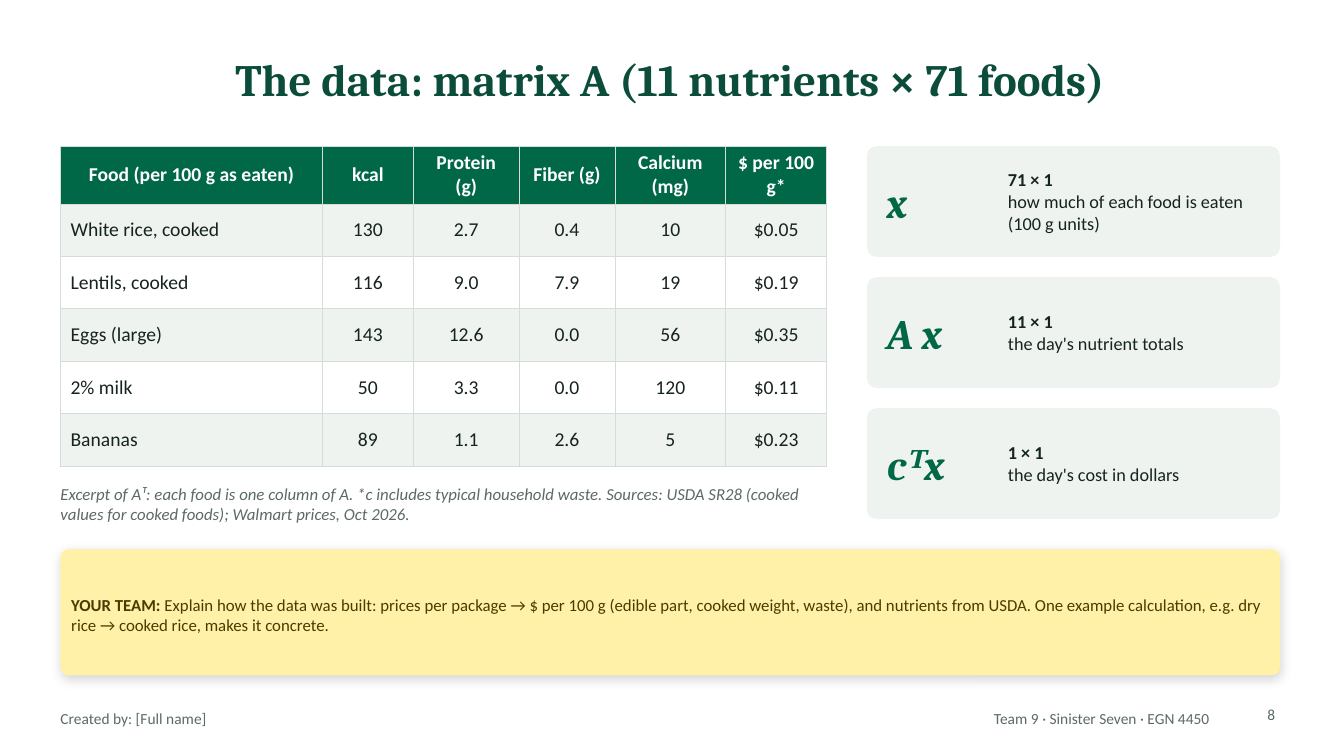
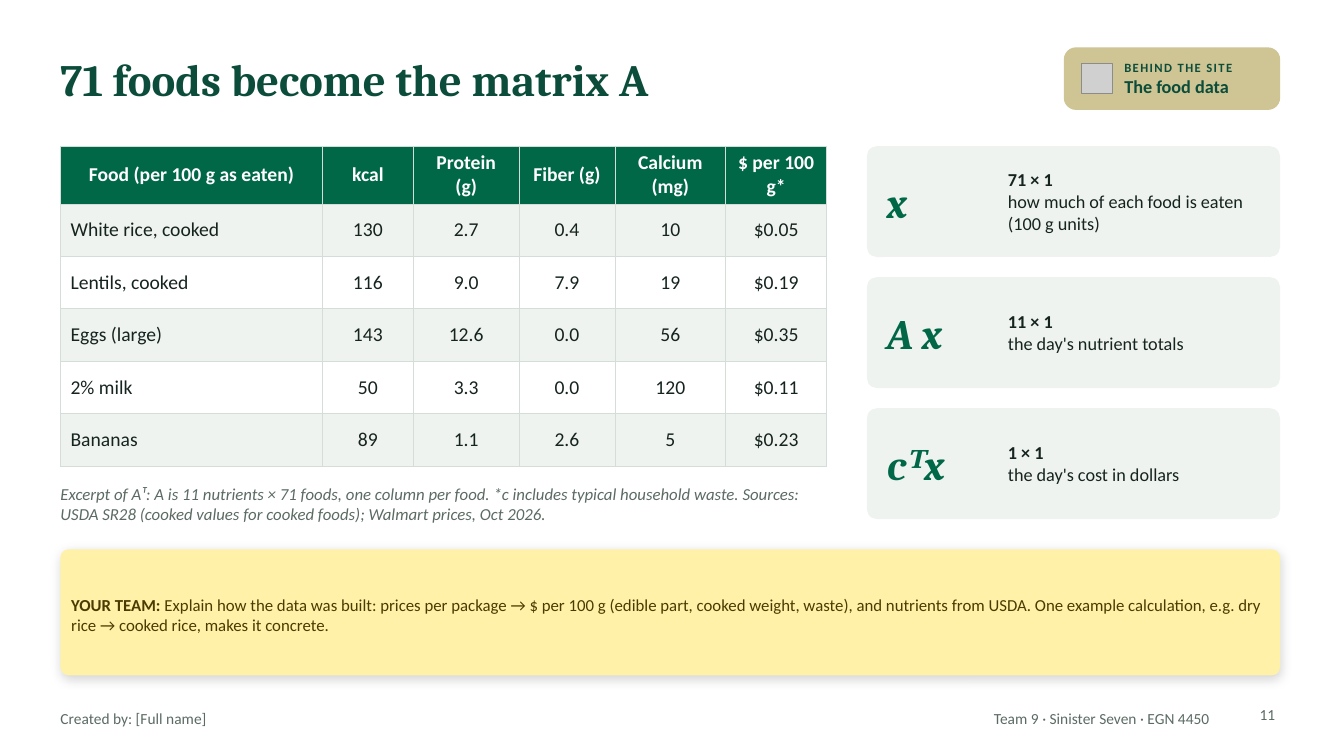
Before and after one commit to ekbaker58/feasabull-diet-optimizer, a slide deck: slide 11 of presentation/FeasaBULL_Final_Presentation_TEMPLATE.pptx (slide 8 before the commit). Drawn at 1344x756 pixels with LibreOffice and Linux fonts; fonts in the diff are those of the drawing; grey boxes stand for pictures. Boxes give left, top, right and bottom in pixels: in the first picture for what was removed or moved away, otherwise in the second. Text is boxed around its words. In the diff, an @@ line names an element or a change of style, - is before the commit and + after.

```diff
--- a/presentation/FeasaBULL_Final_Presentation_TEMPLATE.pptx
+++ b/presentation/FeasaBULL_Final_Presentation_TEMPLATE.pptx
@@ rounded rectangle added at (1064,47,1280,110), fill #CFC493 @@
@@ title at (60,64,648,97): text changed @@
-The data: matrix A (11 nutrients × 71 foods)
+71 foods become the matrix A
@@ picture added at (1082,64,1112,94) @@
@@ text added at (1124,63,1232,93), 9 pt, text #0B4D3A, bold @@
+BEHIND THE SITE
+The food data
@@ text at (60,487,799,523): text changed @@
-Excerpt of Aᵀ: each food is one column of A. *c includes typical household waste. Sources: USDA SR28 (cooked values for cooked foods); Walmart prices, Oct 2026.
+Excerpt of Aᵀ: A is 11 nutrients × 71 foods, one column per food. *c includes typical household waste. Sources: USDA SR28 (cooked values for cooked foods); Walmart prices, Oct 2026.
@@ page number at (1260,710,1276,720): text changed @@
-8
+11
```
Also in this commit, not shown: 19 other slides changed, 4 slides added, 2 slides removed.
